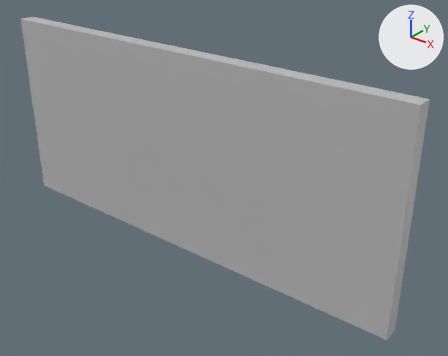
Before and after pictures for a commit that changed the FBX model Assets/Models/panelThree.fbx.
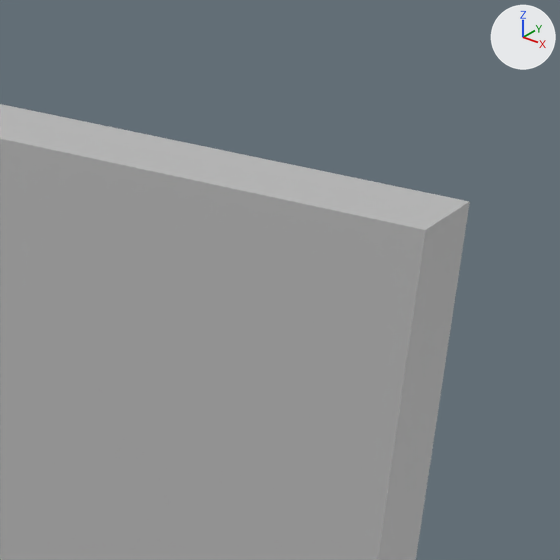
The first picture shows the older version from a 50 mm lens placed at (0.1196, -0.0705, 0.0578), pointed at (0.0842, -0.0262, 0.0304). The close-ups show both versions on the part from 75% to 100% of the width and 16% to 48% of the height of that picture; other places that the commit changed are outside them. The axes (+X, +Y, +Z) are drawn at upper right. The lights are the same throughout. Where no turn or scale is listed for an object, it has been applied to the vertices.
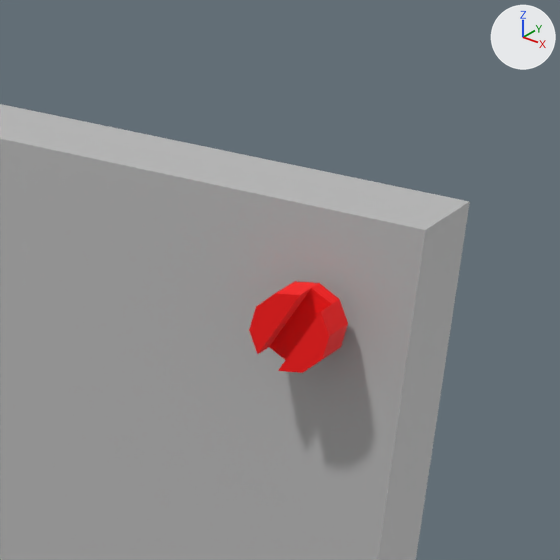
Where the change shows, as pixel boxes (x1, y1, x2, y2) in the close-ups (560 x 560 px):
'upperTopLeft20', added (red)
    after: (249, 281, 348, 373)

Edits to the bpy script that builds the scene:
```text
Add mat_blinn3:
    mat_blinn3 = principled_material('blinn3')
    mat_blinn3.base_color = (1.0, 0.0, 0.0)  # red #ff0000
    mat_blinn3.roughness = 0.749
Add me_mesh_001:
    me_mesh_001.from_pydata(...)  # 70 vertices, 80 faces; spans x -0.00062..0.00062, y -0.00052..0.00241, z -0.00062..0.00062
    me_mesh_001.materials.append(mat_blinn3)  # red #ff0000
Add ob_uppertopleft20:
    ob_uppertopleft20 = bpy.data.objects.new('upperTopLeft20', me_mesh_001)
    ob_uppertopleft20.location = (0.10267, -0.02909, 0.04146)
```
